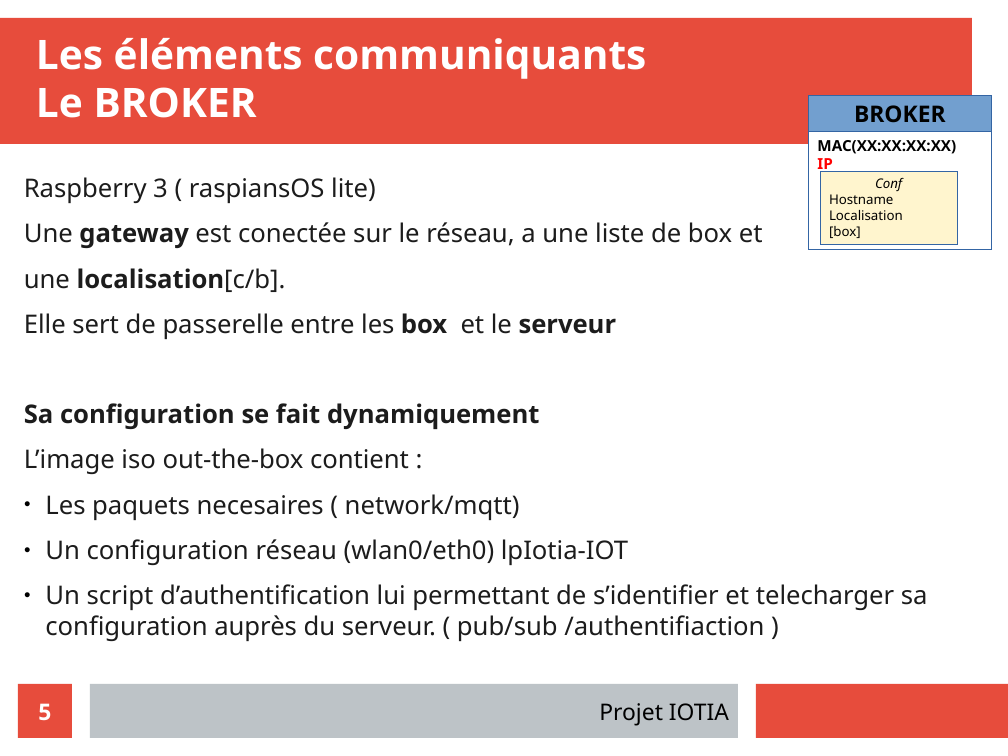
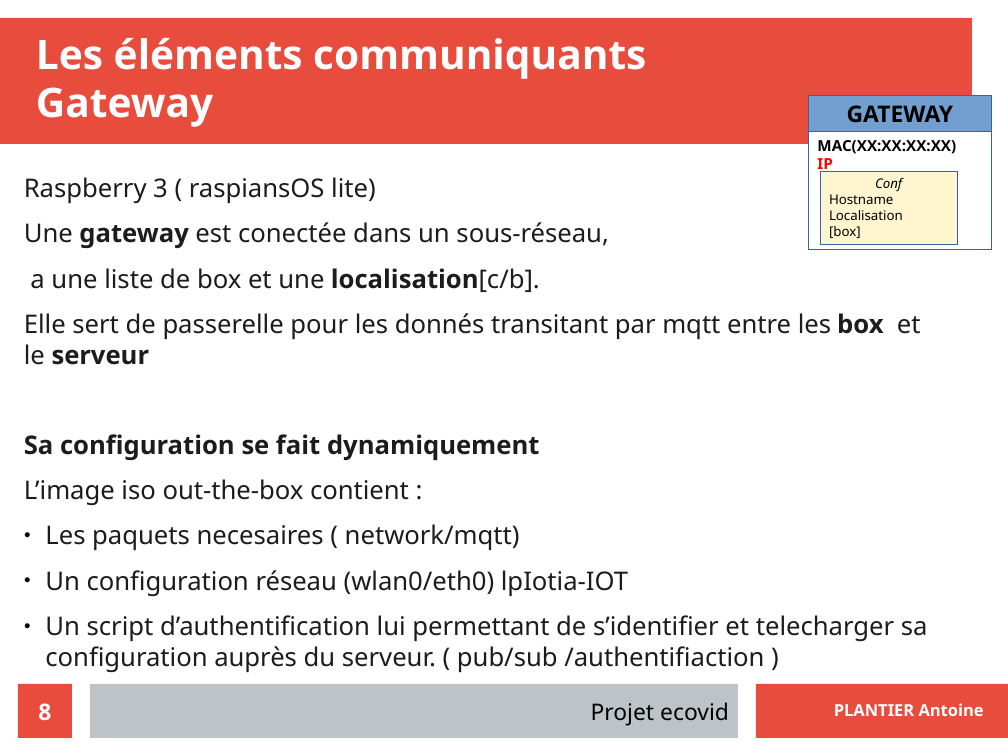
Before and after one commit to LENSAlex/ProjetIotia, a slide deck: slide 8 of config-raspbery/doc/Presentation_Network.odp (slide 5 before the commit). Drawn at 1008x756 pixels with LibreOffice and Linux fonts; fonts in the diff are those of the drawing; background and template pictures are left out. Boxes give left, top, right and bottom in pixels: in the first picture for what was removed or moved away, otherwise in the second. Text is boxed around its words. In the diff, an @@ line names an element or a change of style, - is before the commit and + after.

```diff
--- a/config-raspbery/doc/Presentation_Network.odp
+++ b/config-raspbery/doc/Presentation_Network.odp
@@ title at [36, 38, 646, 127]: text changed @@
-Les éléments communiquants
-Le BROKER
+Les éléments communiquants
+Gateway
@@ text in rectangle at [847, 105, 954, 123]: text changed @@
-BROKER
+GATEWAY
@@ text at [24, 222, 921, 365]: text changed @@
-Une gateway est conectée sur le réseau, a une liste de box et
-une localisation[c/b].
-Elle sert de passerelle entre les box et le serveur
+Une gateway est conectée dans un sous-réseau,
+a une liste de box et une localisation[c/b].
+Elle sert de passerelle pour les donnés transitant par mqtt entre les box et le serveur
@@ page number at [38, 703, 51, 721]: text changed @@
-5
+8
@@ text at [591, 702, 729, 726]: text changed @@
-Projet IOTIA
+Projet ecovid
@@ text added at [834, 703, 984, 716], 13 pt, text #FFFFFF, bold @@
+PLANTIER Antoine
```
Also in this commit, not shown: 4 other slides changed, 10 slides added, 2 slides removed, 5 other files.
